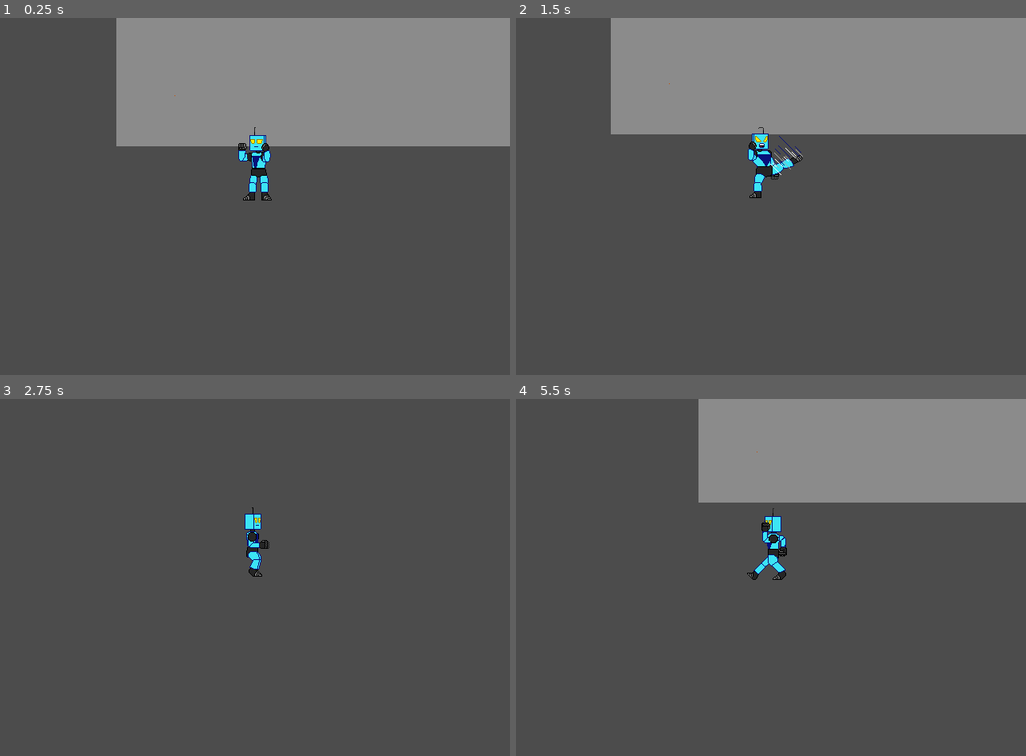
Above: before the commit, frames 1-4 (two rows, left to right).
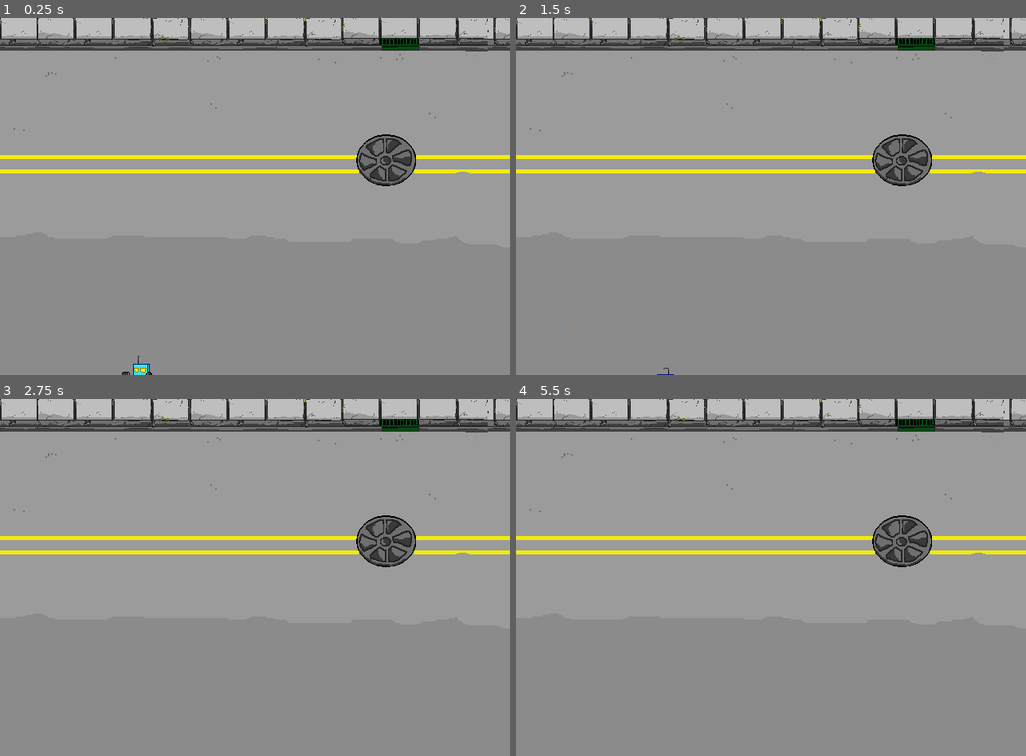
Above: after the commit, the same moments.

Repository: garethdavisrogers/RobotQuest-Depracated-
Game: Godot game, scene res://Game.tscn
Same seed, same stepped clock (60 frames per second), same inputs: the game is played once before the commit and once after it.
Inputs:
- Up to frame 1 (0.25 s): no input
- Up to frame 2 (1.5 s): tap Enter at 0.5 s; hold D (move_right) 0.53-1.28 s; tap K (lite_attack) at 0.6, 1.35 s; hold S (move_down) from 1.28 s (still down)
- Up to frame 3 (2.75 s): release S (move_down) at 2.03 s; hold D (move_right) from 2.03 s (still down); tap K (lite_attack) at 2.1 s
- Up to frame 4 (5.5 s): release D (move_right) at 2.78 s; hold W (move_up) 2.78-3.53 s; tap K (lite_attack) every 0.75 s from 2.85 to 5.1 s; hold A (move_left) 3.53-5.03 s; hold S (move_down) from 5.03 s (still down)

The runs differ from the first frame. In frame 1, 79% of the frame differs, in the area x 0-100%, y 0-100%; in frame 2, 80%; in frame 3, 98%; in frame 4, 86%.

Commit message:
All entities clamped by new level type static body and position clamp

Diff:
--- /dev/null
+++ b/BasicLevelCollisions.gd
@@ -0,0 +1,3 @@
+extends StaticBody2D
+
+var TYPE = 'level'
--- /dev/null
+++ b/BasicLevelCollisions.tscn
@@ -0,0 +1,6 @@
+[gd_scene load_steps=2 format=2]
+
+[ext_resource path="res://BasicLevelCollisions.gd" type="Script" id=1]
+
+[node name="BasicLevelCollisions" type="StaticBody2D"]
+script = ExtResource( 1 )
--- a/Cheyenne.tscn
+++ b/Cheyenne.tscn
@@ -1,9 +1,33 @@
-[gd_scene load_steps=2 format=2]
+[gd_scene load_steps=6 format=2]
 
 [ext_resource path="res://Assets/cheyenne_level.png" type="Texture" id=1]
+[ext_resource path="res://BasicLevelCollisions.tscn" type="PackedScene" id=2]
+
+[sub_resource type="RectangleShape2D" id=1]
+extents = Vector2( 502.238, 102.311 )
+
+[sub_resource type="RectangleShape2D" id=2]
+extents = Vector2( 984.57, 95.4107 )
+
+[sub_resource type="RectangleShape2D" id=3]
+extents = Vector2( 480.03, 104.506 )
 
 [node name="Cheyenne" type="Node2D"]
 
-[node name="Sprite" type="Sprite" parent="."]
+[node name="BasicLevelCollisions" parent="." instance=ExtResource( 2 )]
+
+[node name="Sprite" type="Sprite" parent="BasicLevelCollisions"]
 texture = ExtResource( 1 )
 centered = false
+
+[node name="CollisionShape2D" type="CollisionShape2D" parent="BasicLevelCollisions"]
+position = Vector2( 503.123, 73.5776 )
+shape = SubResource( 1 )
+
+[node name="CollisionShape2D2" type="CollisionShape2D" parent="BasicLevelCollisions"]
+position = Vector2( 2449.14, 77.8349 )
+shape = SubResource( 2 )
+
+[node name="CollisionShape2D3" type="CollisionShape2D" parent="BasicLevelCollisions"]
+position = Vector2( 4376.59, 64.0502 )
+shape = SubResource( 3 )
--- a/Enforcer.gd
+++ b/Enforcer.gd
@@ -89,7 +89,8 @@
 			var player_y_coord = body.position.y
 			get_x(entity_x_coord - player_x_coord)
 			get_y(entity_y_coord - player_y_coord)
-
+		else:
+			continue
 
 func get_x(x):
 	if player_x != x:
--- a/Player.tscn
+++ b/Player.tscn
@@ -1241,6 +1241,10 @@
 [node name="Camera2D" type="Camera2D" parent="." index="3"]
 current = true
 zoom = Vector2( 2, 2 )
+limit_left = 0
+limit_top = 0
+limit_right = 5000
+limit_bottom = 640
 
 [node name="anim" parent="." index="4"]
 anims/idleleft = SubResource( 2 )
